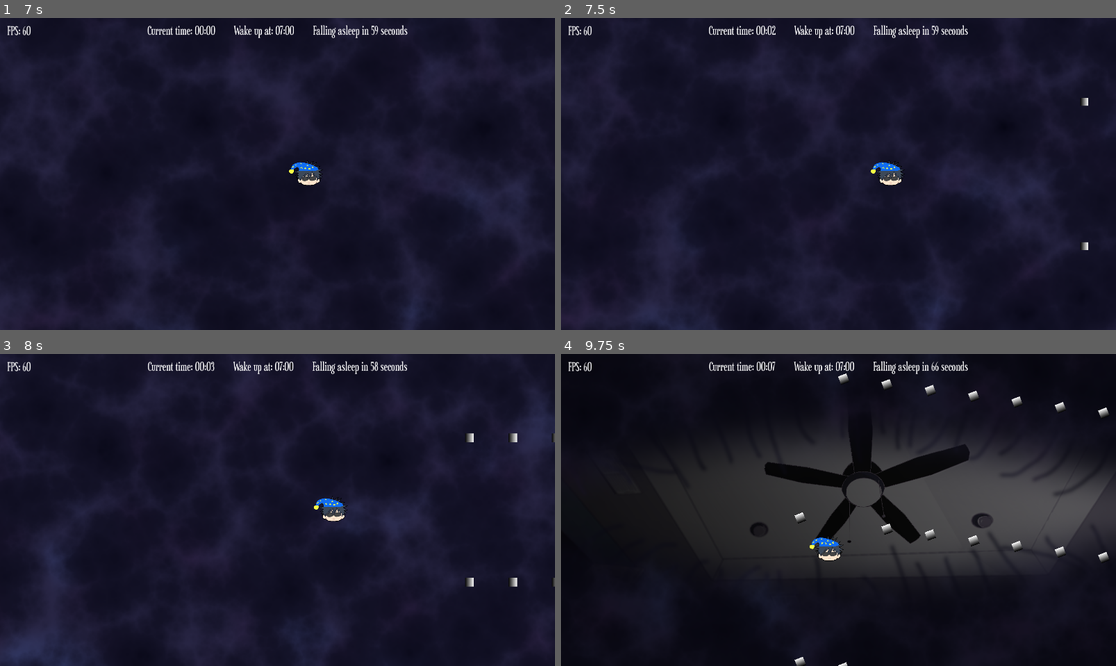
Above: before the commit, frames 1-4 (two rows, left to right).
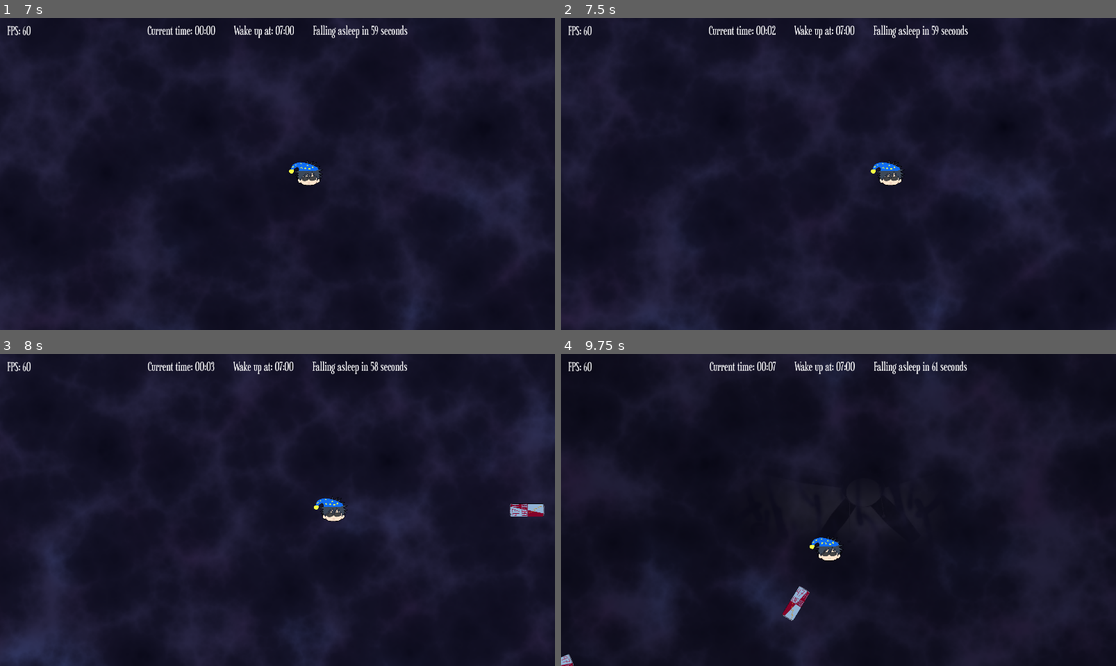
Above: after the commit, the same moments.

Repository: PatrikS24/GMTK26
Game: Godot game, scene res://state/main_state.tscn
The game is run twice, just before and just after one commit, with the same random seed, the same clock (stepped at 60 frames per second) and the same inputs.
Inputs:
- Up to frame 1 (7 s): click "Start Game" at 0.5 s; hold Up (ui_up) 1.28-2.78 s; tap Enter at 2.75 s; hold Left (ui_left) 2.78-4.28 s; tap Space at 3.5 s; hold Down (ui_down) 4.28-5.03 s; tap Escape (ui_pause) at 4.9 s; hold Right (ui_right) 5.03-5.78 s; hold Up (ui_up) 5.78-6.53 s; hold Right (ui_right) from 6.53 s (still down)
- Up to frame 2 (7.5 s): keep holding Right (ui_right)
- Up to frame 3 (8 s): keep holding Right (ui_right)
- Up to frame 4 (9.75 s): release Right (ui_right) at 8.78 s; hold Down (ui_down) 8.78-9.53 s; hold Left (ui_left) from 9.53 s (still down)

Frame 1 is identical in both runs. In frame 2, less than 0.1% of the frame differs, in the area x 93-95%, y 25-75%; in frame 3, 0.4%; in frame 4, 24%, in the area x 0-100%, y 0-100%.

Commit message:
Balancing

Diff:
--- a/aoe_attack.gd
+++ b/aoe_attack.gd
@@ -3,7 +3,7 @@
 
 func spawn_weapons():
 	var min_distance = 450
-	var distance = 1500
+	var distance = 2500
 	var weapons: Array[Weapon] = []
 	for i in range(weapons_per_attack):
 		var weapon = _create_weapon()
@@ -11,7 +11,7 @@
 		weapon.global_position = rand_spawn_pos
 		var valid := true
 		for aoe in weapons:
-			if (weapon.global_position - aoe.global_position).length() < 100:
+			if (weapon.global_position - aoe.global_position).length() < 120.0:
 				weapon.queue_free()
 				valid = false
 		if valid: weapons.append(weapon)
--- a/aoe_weapon.gd
+++ b/aoe_weapon.gd
@@ -13,5 +13,5 @@
 	player_in_area = body
 
 
-func _on_body_exited(body: Node2D) -> void:
+func _on_body_exited(_body: Node2D) -> void:
 	player_in_area = null
--- a/assets/shaders/aoe_shader.gdshader
+++ b/assets/shaders/aoe_shader.gdshader
@@ -1,10 +1,16 @@
 shader_type canvas_item;
+
+uniform float pulse_speed = 0.1;
+uniform float frequency = 20.0;
 
 void fragment() {
     // Convert atlas UV back to a local 0.0 - 1.0 range
     vec2 local_uv = (UV - REGION_RECT.xy) / REGION_RECT.zw;
 
     float len = length(local_uv - vec2(0.5, 0.5));
-	len = step(len, 0.5);
-    COLOR = vec4(len);
+	float mask = clamp(1.0 - length(local_uv - vec2(0.5)) * 2.0, 0.0, 1.0);
+	float wave = sin((len * frequency - TIME * pulse_speed) * 20.0);
+
+	mask = mask * (1.0 - len);
+    COLOR = mix(vec4(0.0), vec4(wave, wave, wave, 0.5), mask);
 }
--- a/attacks/aoe_attack.tscn
+++ b/attacks/aoe_attack.tscn
@@ -7,4 +7,4 @@
 [node name="AoeAttack" unique_id=1820580231 instance=ExtResource("1_fi4sj")]
 script = ExtResource("2_r52fu")
 weapon_type = ExtResource("3_r52fu")
-weapons_per_attack = 20
+weapons_per_attack = 80
--- a/attacks/attack_manager.gd
+++ b/attacks/attack_manager.gd
@@ -5,6 +5,8 @@
 @export var attacks: Array[Attack]
 
 @onready var do_new_attack_timer: Timer = $DoNewAttackTimer
+
+var last_attack: int = -1
 
 func start_spawning():
 	if do_new_attack_timer.paused == true:
@@ -23,6 +25,12 @@
 		do_new_attack_timer.stop()
 		return
 	var index = randi() % attacks.size()
+	if last_attack == -1:
+		index = 1
+	else:
+		if index == last_attack:
+			index = (index + 1) % attacks.size()
+	last_attack = index
 	attacks[index].spawn_weapons()
 
 
--- a/attacks/weapons/aimed_weapon.tscn
+++ b/attacks/weapons/aimed_weapon.tscn
@@ -5,17 +5,20 @@
 [ext_resource type="Texture2D" uid="uid://csn2r2o4qw181" path="res://assets/sprites/iphone.png" id="3_hpa3h"]
 
 [sub_resource type="RectangleShape2D" id="RectangleShape2D_ag5uw"]
-size = Vector2(38.35005, 90.13371)
+size = Vector2(42.19025, 92.04567)
 
 [node name="AimedWeapon" unique_id=1300584643 instance=ExtResource("1_ag5uw")]
 speed = 175.0
 
 [node name="CollisionShape2D" parent="." index="0" unique_id=1645104309]
-position = Vector2(-0.9587522, -0.95886797)
+position = Vector2(-1.9147308, -4.1787143e-08)
+rotation = 1.5707964
 shape = SubResource("RectangleShape2D_ag5uw")
 
 [node name="Sprite2D" parent="." index="1" unique_id=1983737595]
-position = Vector2(8.628761, 0)
+position = Vector2(-1.9175014, 8.629824)
+rotation = 1.5707964
 scale = Vector2(0.225, 0.225)
 texture = ExtResource("3_hpa3h")
 script = ExtResource("3_5ei4w")
+spin_speed = 0.0
--- a/attacks/weapons/aoe_shader.gdshader
+++ /dev/null
@@ -1,8 +0,0 @@
-shader_type canvas_item;
-
-
-void fragment() {
-
-	float len = length(UV - vec2(0.5, 0.5));
-	COLOR = vec4(len, len, len, 1.0);
-}
--- a/attacks/weapons/aoe_shader.tres
+++ /dev/null
@@ -1,5 +0,0 @@
-[gd_resource type="VisualShader" format=3 uid="uid://dbvh0gosg6rv1"]
-
-[resource]
-mode = 1
-flags/light_only = false
--- a/attacks/weapons/aoe_weapon.tscn
+++ b/attacks/weapons/aoe_weapon.tscn
@@ -7,7 +7,7 @@
 [ext_resource type="Shader" uid="uid://cl6tm3vfaudfi" path="res://assets/shaders/aoe_shader.gdshader" id="4_2gbmv"]
 
 [sub_resource type="CircleShape2D" id="CircleShape2D_givkh"]
-radius = 69.05673
+radius = 82.50278
 
 [sub_resource type="Curve" id="Curve_mnprn"]
 _limits = [1.0, 3.0, 0.0, 1.0]
@@ -16,6 +16,8 @@
 
 [sub_resource type="ShaderMaterial" id="ShaderMaterial_38lad"]
 shader = ExtResource("4_2gbmv")
+shader_parameter/pulse_speed = 0.665
+shader_parameter/frequency = 1.78
 
 [sub_resource type="PlaceholderTexture2D" id="PlaceholderTexture2D_g5det"]
 
@@ -26,6 +28,7 @@
 shape = SubResource("CircleShape2D_givkh")
 
 [node name="Sprite2D" parent="." index="1" unique_id=1983737595]
+process_mode = 3
 z_index = 1
 position = Vector2(0, 16.612)
 scale = Vector2(0.252, 0.252)
@@ -36,7 +39,7 @@
 
 [node name="AoeSprite" type="Sprite2D" parent="." index="2" unique_id=8636663]
 material = SubResource("ShaderMaterial_38lad")
-scale = Vector2(138.06018, 137.11832)
+scale = Vector2(200, 200)
 texture = SubResource("PlaceholderTexture2D_g5det")
 
 [connection signal="body_exited" from="." to="." method="_on_body_exited"]
--- a/attacks/weapons/base_weapon.gd
+++ b/attacks/weapons/base_weapon.gd
@@ -7,7 +7,7 @@
 var fast_mode_speed: float = speed * 1.5
 
 func _ready() -> void:
-	MainState.onMenu.connect(destroy)
+	MainState.destroyWeapons.connect(destroy)
 
 func _physics_process(delta: float) -> void:
 	if attacking:
--- a/attacks/weapons/base_weapon.tscn
+++ b/attacks/weapons/base_weapon.tscn
@@ -9,7 +9,7 @@
 
 [sub_resource type="Animation" id="Animation_gibtk"]
 resource_name = "LaserAnimation"
-length = 10.0
+length = 10.5
 tracks/0/type = "method"
 tracks/0/imported = false
 tracks/0/enabled = true
@@ -17,7 +17,7 @@
 tracks/0/interp = 1
 tracks/0/loop_wrap = true
 tracks/0/keys = {
-"times": PackedFloat32Array(0.20000005, 9.033333),
+"times": PackedFloat32Array(0.20000005, 10.5),
 "transitions": PackedFloat32Array(1, 1),
 "values": [{
 "args": [],
@@ -34,7 +34,7 @@
 tracks/1/interp = 1
 tracks/1/loop_wrap = true
 tracks/1/keys = {
-"times": PackedFloat32Array(0, 1, 8.066666, 9.033333),
+"times": PackedFloat32Array(0, 1, 9.533333, 10.5),
 "transitions": PackedFloat32Array(1, 1, 1, 1),
 "update": 0,
 "values": [Vector2(0, 0), Vector2(1, 1), Vector2(1, 1), Vector2(0, 0)]
@@ -46,7 +46,7 @@
 tracks/2/interp = 1
 tracks/2/loop_wrap = true
 tracks/2/keys = {
-"times": PackedFloat32Array(0, 1, 8.066666, 9.066667),
+"times": PackedFloat32Array(0, 1, 9.533333, 10.5),
 "transitions": PackedFloat32Array(1, 1, 1, 1),
 "update": 0,
 "values": [0.0, 1.0, 1.0, 0.0]
--- a/attacks/weapons/wave_weapon.tscn
+++ b/attacks/weapons/wave_weapon.tscn
@@ -9,6 +9,7 @@
 [node name="WaveWeapon" unique_id=1300584643 instance=ExtResource("1_vv8rt")]
 script = ExtResource("2_qk3im")
 num_of_children = 10
+damage = 2.0
 
 [node name="CollisionShape2D" parent="." index="0" unique_id=1645104309]
 position = Vector2(0.47937658, 0)
--- a/state/background.gd
+++ b/state/background.gd
@@ -4,19 +4,13 @@
 @onready var background: ColorRect = $Background
 
 @onready var eye_animation_player: AnimationPlayer = $EyeAnimationPlayer
-
-
-
 @export var eye_openness: float = 1.0
-
-
 var active_tween: Tween
 
 func _ready() -> void:
 	MainState.damageDealt.connect(open_eyes_a_little)
 
-
-func _process(delta: float) -> void:
+func _process(_delta: float) -> void:
 	var mat := background.material as ShaderMaterial
 	if MainState.get_state() == MainState.GameState.IN_GAME:
 		eye_openness = lerp(eye_openness, 0.0, 0.01)
@@ -30,8 +24,6 @@
 func open_eyes_a_little():
 	if active_tween and active_tween.is_valid():
 		active_tween.kill()
-
-	# 2. Create the new tween safely
 	active_tween = create_tween()
 	active_tween.tween_property(self, "eye_openness", eye_openness + 0.2, 0.1)
 
--- a/state/cutscene_player.gd
+++ b/state/cutscene_player.gd
@@ -14,7 +14,6 @@
 	var screen_height = get_viewport_rect().size.y
 
 	var hidden_pos = screen_height * hidden_ratio
-	var middle_pos = screen_height * shown_ratio
 	phone_hand.position.y = hidden_pos
 
 func play_cutscene():
--- a/state/main_state.gd
+++ b/state/main_state.gd
@@ -14,6 +14,7 @@
 signal onSettings
 
 signal damageDealt
+signal destroyWeapons
 
 func set_game_state(new_state: GameState):
 	if new_state != GameState.IN_GAME:
@@ -24,6 +25,7 @@
 		GameState.MENU:
 			state = GameState.MENU
 			onMenu.emit()
+			destroyWeapons.emit()
 		GameState.CUTSCENE:
 			state = GameState.CUTSCENE
 			onCutScene.emit()
@@ -36,6 +38,7 @@
 		GameState.GAME_OVER:
 			state = GameState.GAME_OVER
 			onGameOver.emit()
+			destroyWeapons.emit()
 		GameState.SETTINGS:
 			state = GameState.SETTINGS
 			onSettings.emit()
Not shown, removed: attacks/weapons/aoe_shader.gdshader.uid
